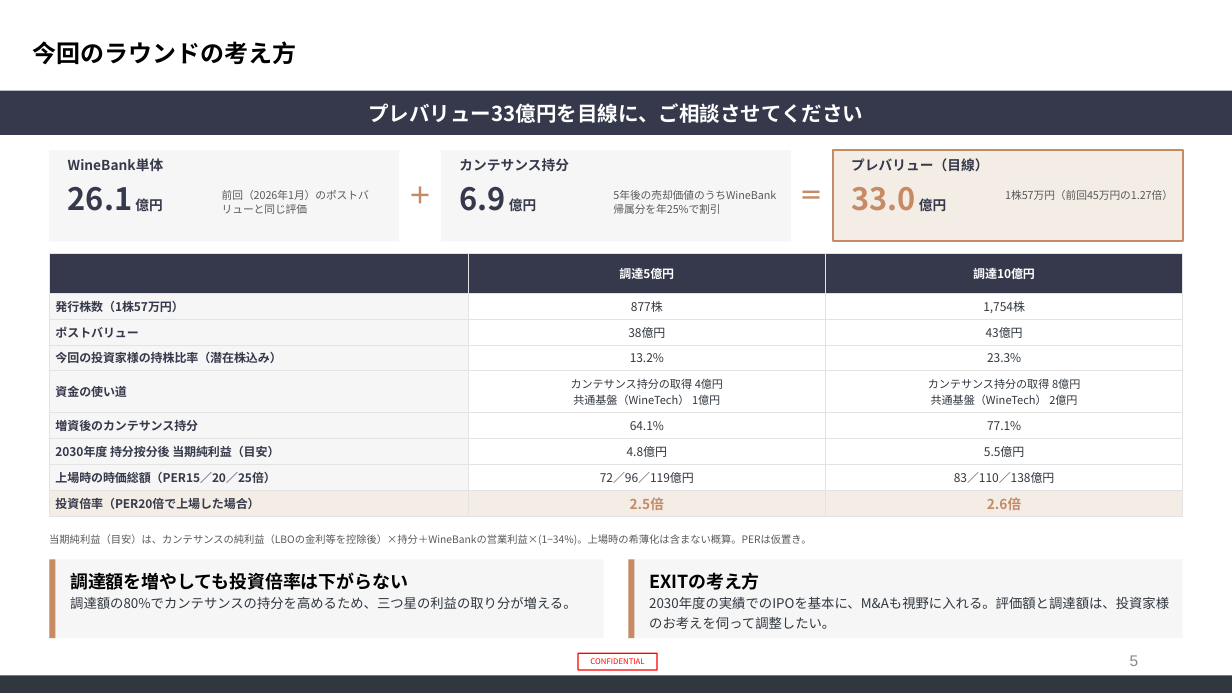
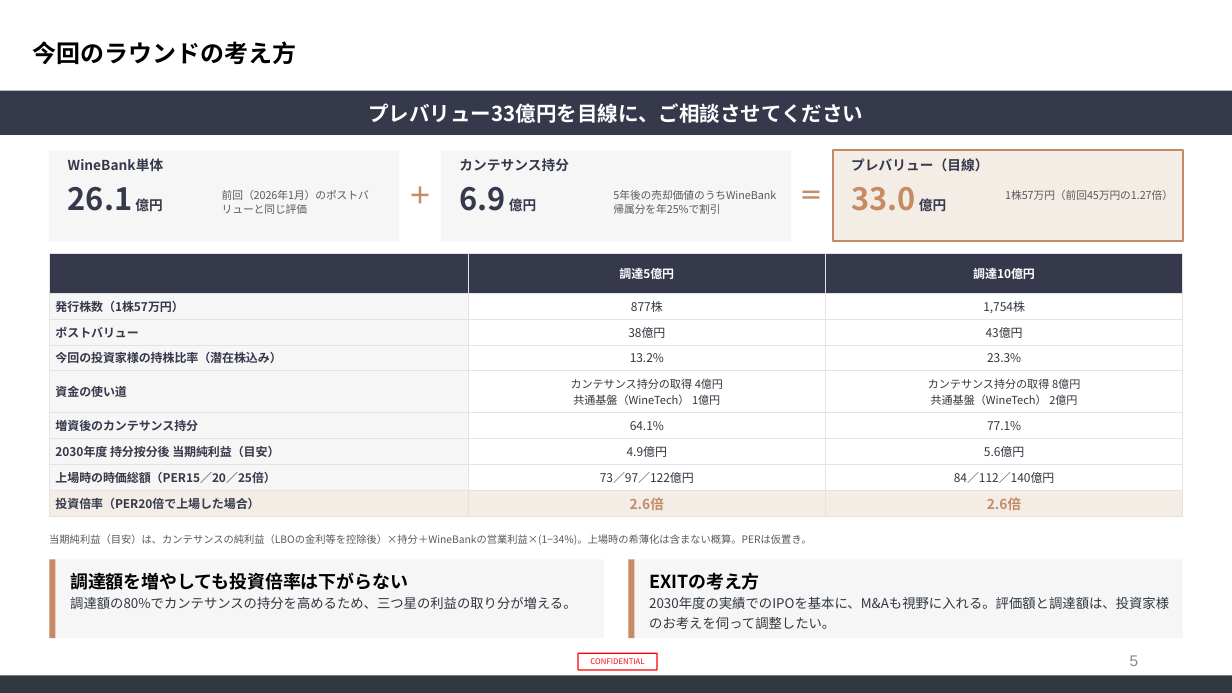
Before and after one commit to nakano-winebank/wine-auction, a slide deck: slide 5 of 投資家資料/20261115_シンプル版_WineBank＋カンテサンス/株式会社WineBank紹介_シンプル版差替6枚_20261115.pptx. Drawn at 1232x693 pixels with LibreOffice and Linux fonts; fonts in the diff are those of the drawing; background and template pictures are left out. Boxes give left, top, right and bottom in pixels: in the first picture for what was removed or moved away, otherwise in the second. Text is boxed around its words. In the diff, an @@ line names an element or a change of style, - is before the commit and + after.

```diff
--- a/投資家資料/20261115_シンプル版_WineBank＋カンテサンス/株式会社WineBank紹介_シンプル版差替6枚_20261115.pptx
+++ b/投資家資料/20261115_シンプル版_WineBank＋カンテサンス/株式会社WineBank紹介_シンプル版差替6枚_20261115.pptx
@@ table at bbox=[49, 254, 1183, 514] @@
-row 7, column 2: 4.8億円
+row 7, column 2: 4.9億円
-row 7, column 3: 5.5億円
+row 7, column 3: 5.6億円
-row 8, column 2: 72／96／119億円
+row 8, column 2: 73／97／122億円
-row 8, column 3: 83／110／138億円
+row 8, column 3: 84／112／140億円
-row 9, column 2: 2.5倍
+row 9, column 2: 2.6倍
```
Also in this commit, not shown: 4 other slides changed, 6 other files.
